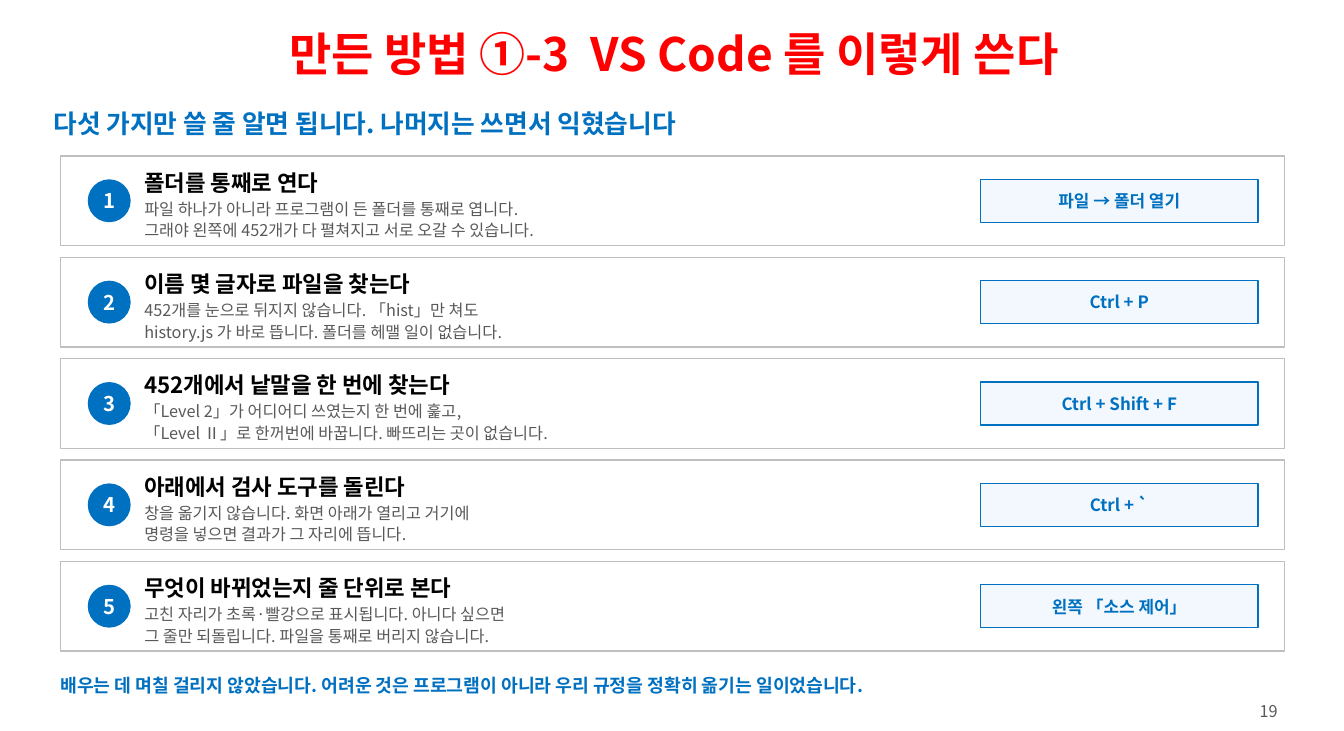
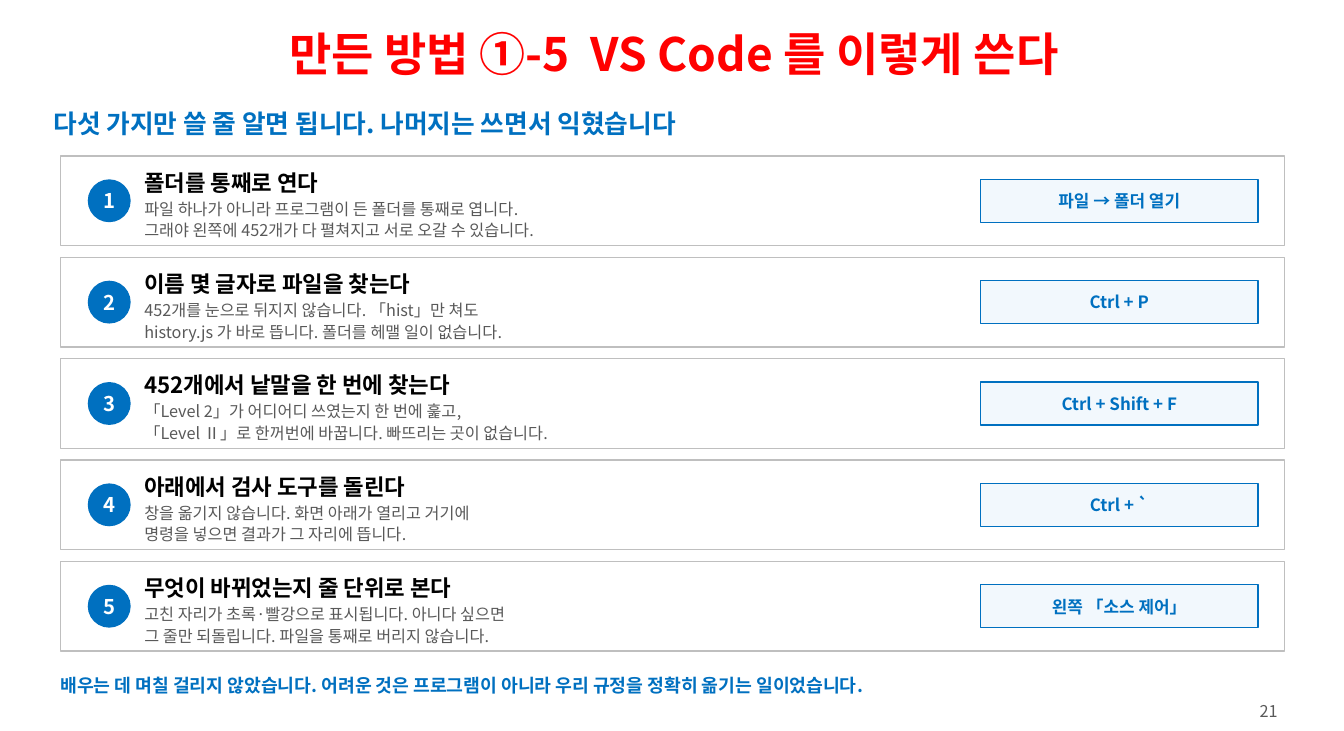
Before and after one commit to ys1277-sys/HIENDT-CBT, a slide deck: slide 21 of docs/발표자료-CBT-2026-08.pptx (slide 19 before the commit). Drawn at 1344x731 pixels with LibreOffice and Linux fonts; fonts in the diff are those of the drawing. Boxes give left, top, right and bottom in pixels: in the first picture for what was removed or moved away, otherwise in the second. Text is boxed around its words. In the diff, an @@ line names an element or a change of style, - is before the commit and + after.

```diff
--- a/docs/발표자료-CBT-2026-08.pptx
+++ b/docs/발표자료-CBT-2026-08.pptx
@@ text at (289,32,1059,76): text changed @@
-만든 방법 ①-3 VS Code 를 이렇게 쓴다
+만든 방법 ①-5 VS Code 를 이렇게 쓴다
@@ text at (1260,705,1278,717): text changed @@
-19
+21
```
Also in this commit, not shown: 16 other slides changed, 3 slides added, 1 other file.
